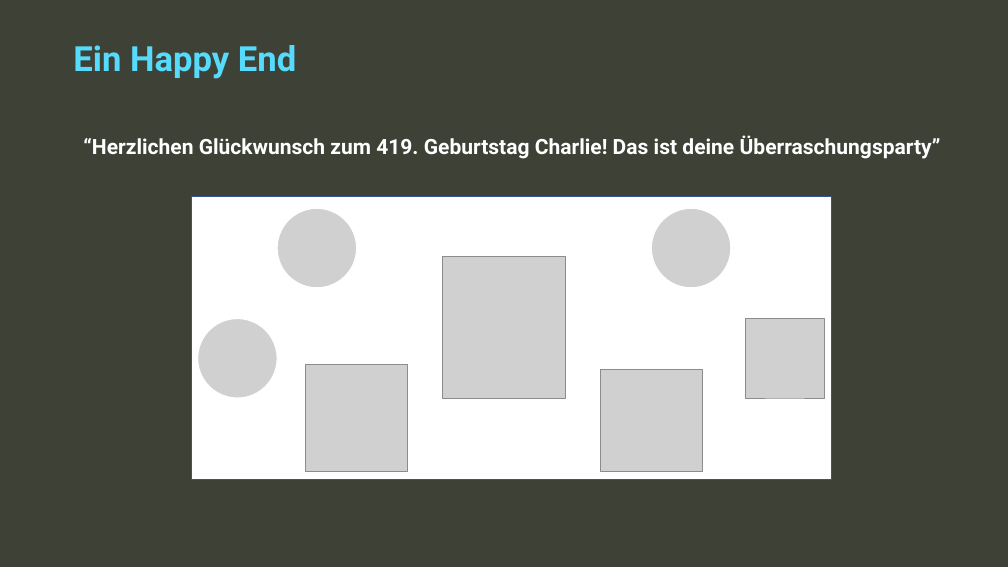
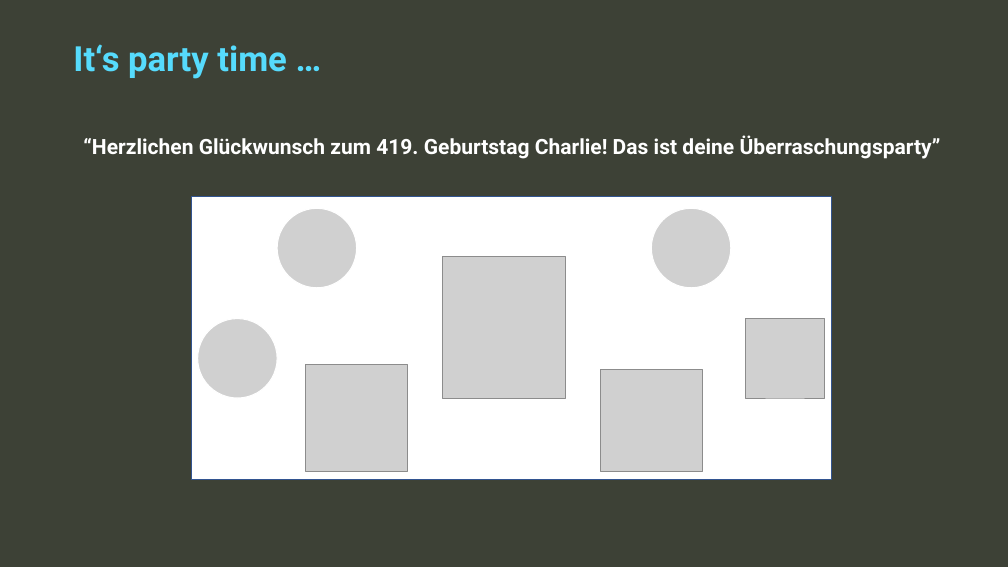
Before and after one commit to The-Magic-Unicorns/pythonescaperoom, a slide deck: slide 15 of TheStory/ProgrammierungII_Gruppe6Mün_EscapeRoom_Präsentation.pptx. Drawn at 1008x567 pixels with LibreOffice and Linux fonts; fonts in the diff are those of the drawing; grey boxes stand for pictures; background and template pictures are left out. Boxes give left, top, right and bottom in pixels: in the first picture for what was removed or moved away, otherwise in the second. Text is boxed around its words. In the diff, an @@ line names an element or a change of style, - is before the commit and + after.

```diff
--- a/TheStory/ProgrammierungII_Gruppe6Mün_EscapeRoom_Präsentation.pptx
+++ b/TheStory/ProgrammierungII_Gruppe6Mün_EscapeRoom_Präsentation.pptx
@@ text at [73,44,287,79]: text changed @@
-Ein Happy End
+It‘s party time …
```
Also in this commit, not shown: 1 other slide changed, 1 slide added.
